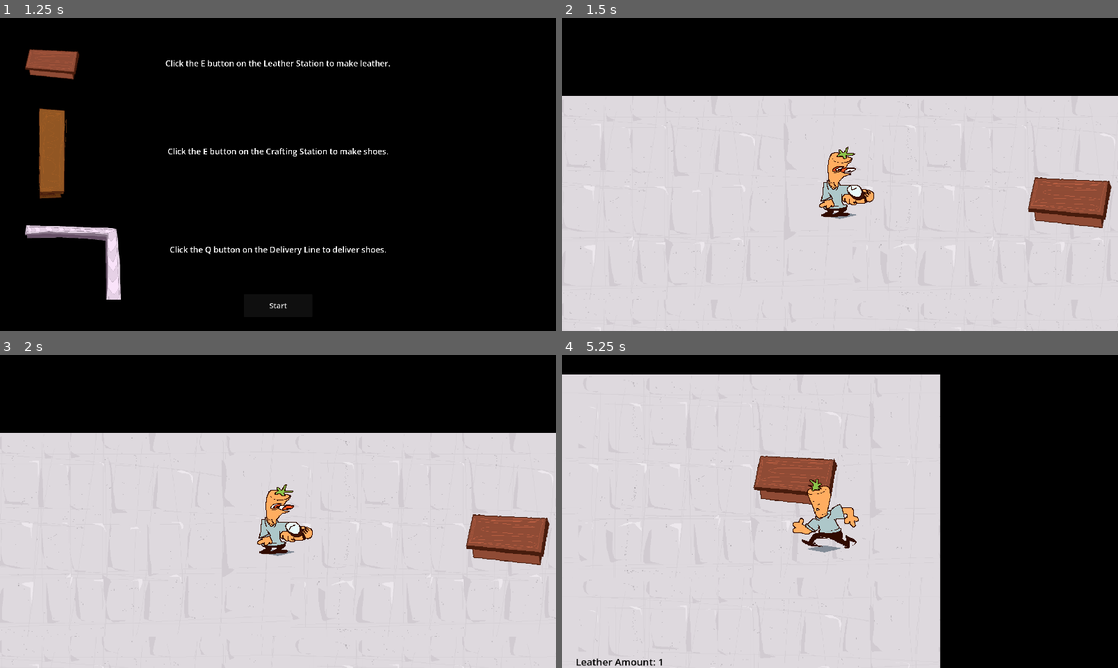
Above: before the commit, frames 1-4 (two rows, left to right).
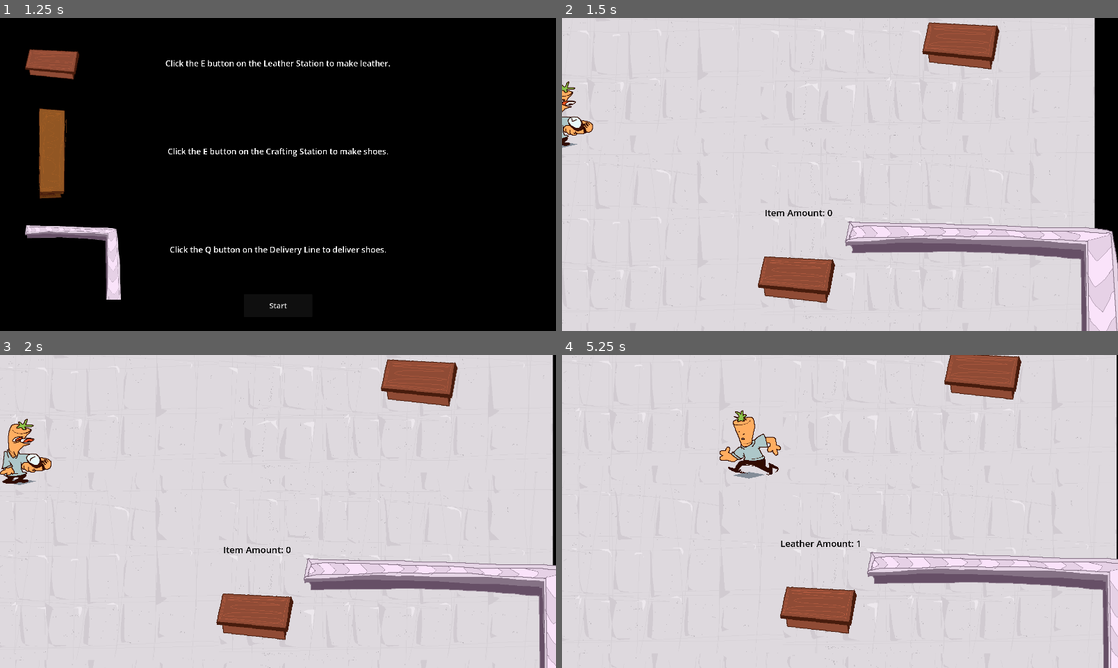
Above: after the commit, the same moments.

Repository: RONGAMES2/Mini-Jame-Gam-56-CAPITALISM
Game: Godot game, scene res://Scenes/main_menu.tscn
The game is run twice, just before and just after one commit, with the same random seed, the same clock (stepped at 60 frames per second) and the same inputs.
Inputs:
- Up to frame 1 (1.25 s): click "Play" at 0.5 s
- Up to frame 2 (1.5 s): click "Start" at 1.25 s
- Up to frame 3 (2 s): no input
- Up to frame 4 (5.25 s): hold D (right) 2.03-2.78 s; tap E (Craft) at 2.1, 3.6, 5.1 s; hold S (down) 2.78-3.53 s; tap Q (Deposit) at 2.85, 4.35 s; hold D (right) 3.53-4.28 s; hold W (up) 4.28-5.03 s; hold A (left) from 5.03 s (still down)

Frame 1 is identical in both runs. In frame 2, 35% of the frame differs, in the area x 0-100%, y 0-100%; in frame 3, 34%; in frame 4, 43%.

Commit message:
Revert "#2 Fix"
This reverts commit 9b57d16e259d35706a33911fd7a94f2e672acf6f.

Diff:
--- a/new-game-project/Scenes/UI.tscn
+++ b/new-game-project/Scenes/UI.tscn
@@ -95,7 +95,6 @@
 theme_override_constants/outline_size = 8
 theme_override_font_sizes/font_size = 60
 
-
 text = "TIMER: 30"
 horizontal_alignment = 1
 vertical_alignment = 1
@@ -126,7 +125,6 @@
 theme_override_constants/outline_size = 8
 theme_override_font_sizes/font_size = 46
 
-
 text = "Needed Deliveries: 0"
 horizontal_alignment = 1
 vertical_alignment = 1
--- a/new-game-project/Scenes/test_scene.tscn
+++ b/new-game-project/Scenes/test_scene.tscn
@@ -15,6 +15,17 @@
 y_sort_enabled = true
 
 [node name="Player" parent="." unique_id=1114874733 groups=["Player"] instance=ExtResource("1_3dogw")]
+
+position = Vector2(350, 445)
+
+[node name="Camera2D" type="Camera2D" parent="Player" unique_id=1005434517]
+zoom = Vector2(1.2, 1.2)
+limit_left = -23
+limit_top = -16
+limit_right = 1889
+limit_bottom = 1132
+limit_smoothed = true
+position_smoothing_enabled = true
 
 position = Vector2(890, 194)
 
